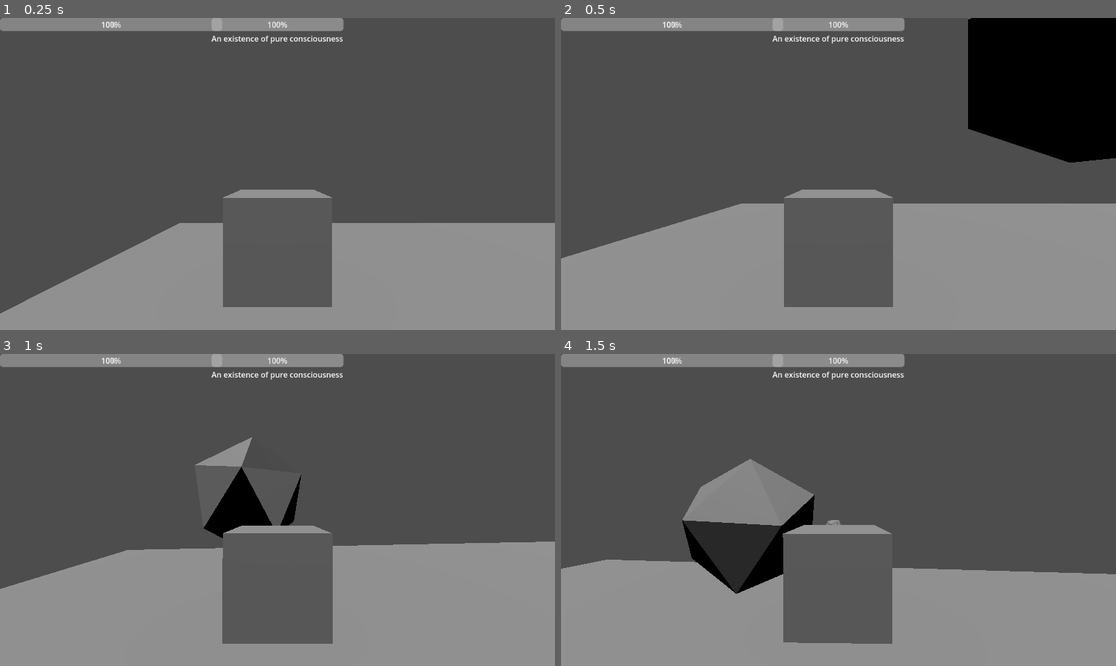
Above: before the commit, frames 1-4 (two rows, left to right).
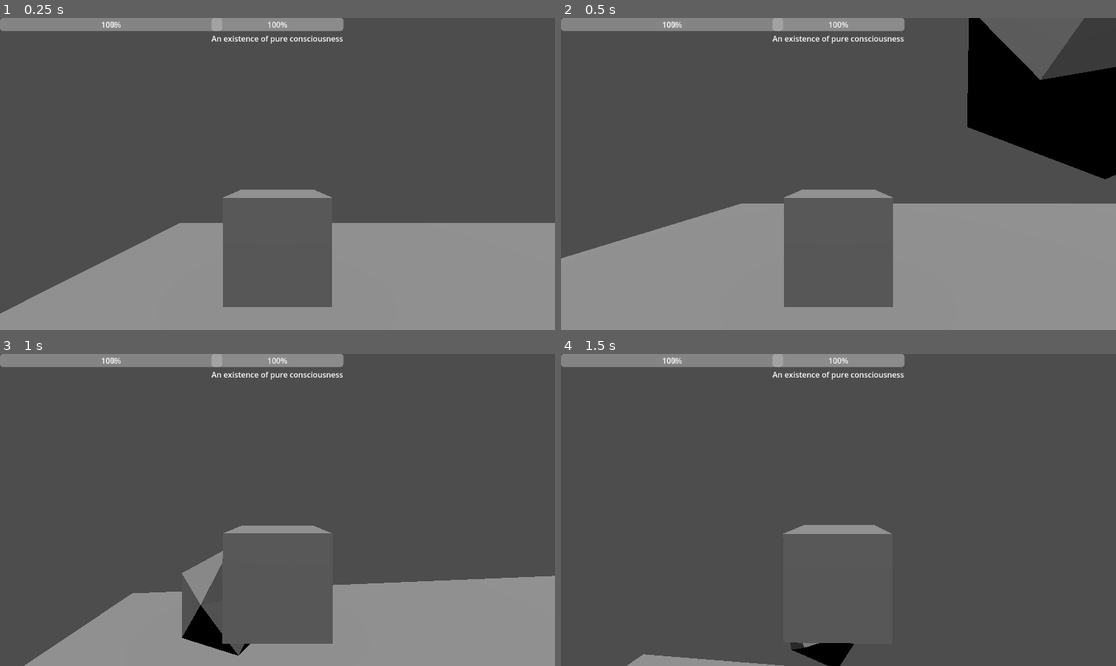
Above: after the commit, the same moments.

Repository: RavenRandomz/cube-extentialis-bossfight
Game: Godot game, scene res://testworld.tscn
Same seed, same stepped clock (60 frames per second), same inputs: the game is played once before the commit and once after it.
Inputs (mouse positions are in pixels of both pictures, inside the frame that each line leads up to):
- Up to frame 1 (0.25 s): no input
- Up to frame 2 (0.5 s): no input
- Up to frame 3 (1 s): tap Enter at 0.5 s; move the mouse to (305, 510) at 0.52 s; press the mouse at (305, 510) at 0.53 s; hold W (player_forward) from 0.53 s (still down); tap Space (player_jump) at 0.77 s
- Up to frame 4 (1.5 s): keep holding W (player_forward); move the mouse to (810, 510) at 1.27 s; release the mouse at (810, 510) at 1.28 s; tap Shift at 1.35 s

Frame 1 is identical in both runs. In frame 2, 4.0% of the frame differs, in the area x 73-100%, y 0-52%; in frame 3, 15%; in frame 4, 32%, in the area x 0-100%, y 33-100%.

Commit message:
Make protector mesh upright

Diff:
--- a/enemies/protector.tscn
+++ b/enemies/protector.tscn
@@ -16,6 +16,7 @@
 script = ExtResource("1_b4tyy")
 
 [node name="CollisionShape3D" type="CollisionShape3D" parent="."]
+transform = Transform3D(0.866025, 0.5, 0, -0.5, 0.866025, 0, 0, 0, 1, 0, 0, 0)
 shape = SubResource("ConvexPolygonShape3D_ib432")
 
 [node name="MeshInstance3D" type="MeshInstance3D" parent="CollisionShape3D"]
